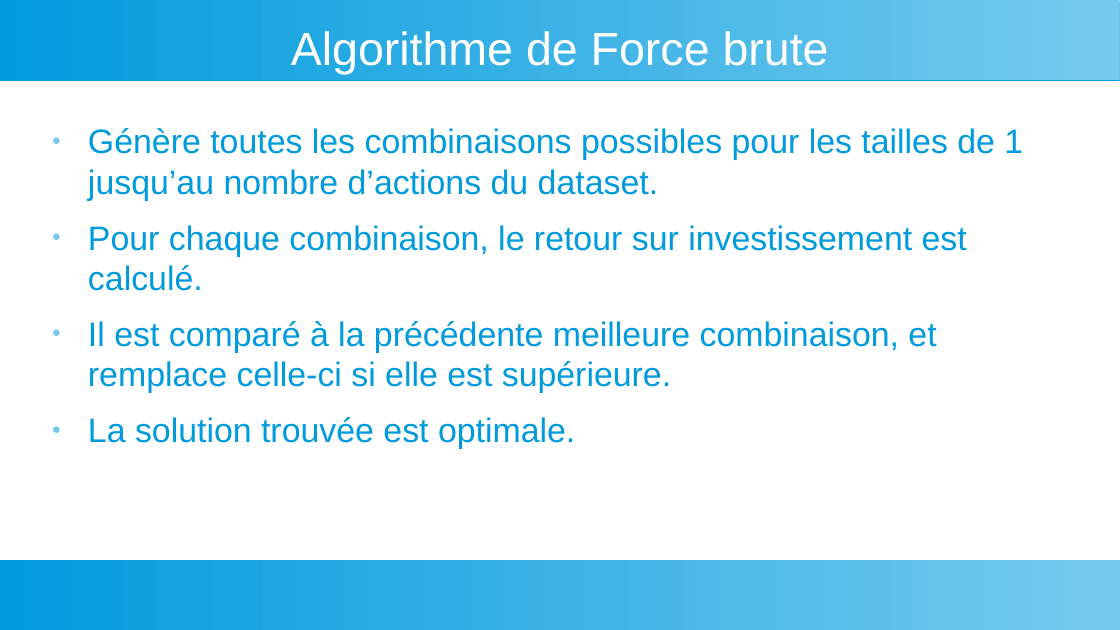
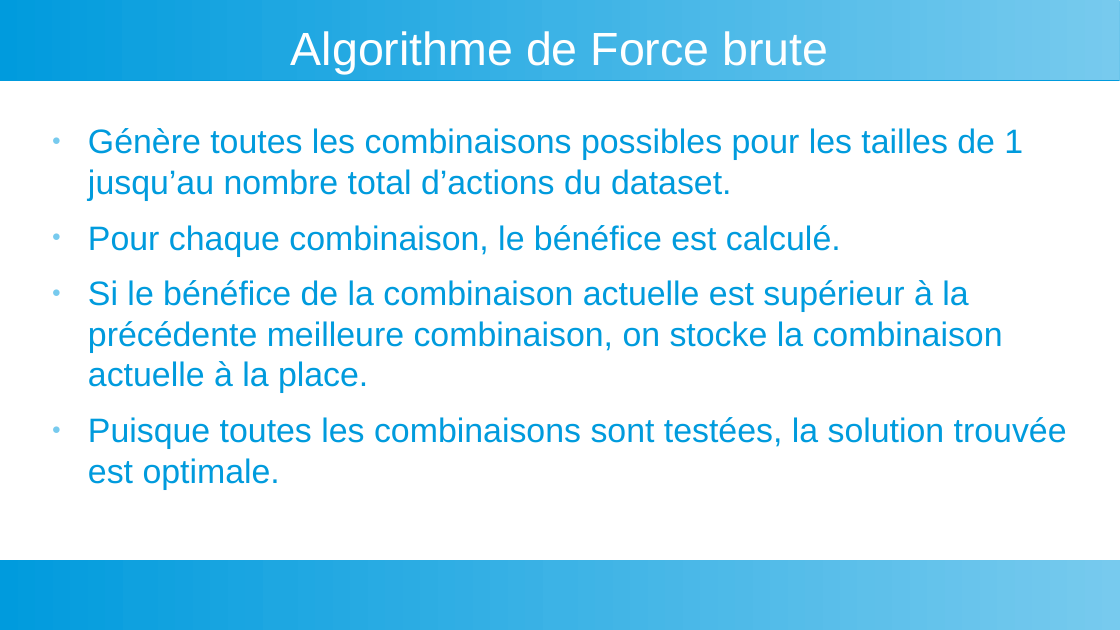
Before and after one commit to YoannDeb/AlgoInvest, a slide deck: slide 2 of Docs/Présentation.odp. Drawn at 1120x630 pixels with LibreOffice and Linux fonts; fonts in the diff are those of the drawing. Boxes give left, top, right and bottom in pixels: in the first picture for what was removed or moved away, otherwise in the second. Text is boxed around its words. In the diff, an @@ line names an element or a change of style, - is before the commit and + after.

```diff
--- a/Docs/Présentation.odp
+++ b/Docs/Présentation.odp
@@ text at (88, 128, 1067, 490): text changed @@
-● Génère toutes les combinaisons possibles pour les tailles de 1 jusqu’au nombre d’actions du dataset.
-● Pour chaque combinaison, le retour sur investissement est calculé.
-● Il est comparé à la précédente meilleure combinaison, et remplace celle-ci si elle est supérieure.
-● La solution trouvée est optimale.
+● Génère toutes les combinaisons possibles pour les tailles de 1 jusqu’au nombre total d’actions du dataset.
+● Pour chaque combinaison, le bénéfice est calculé.
+● Si le bénéfice de la combinaison actuelle est supérieur à la précédente meilleure combinaison, on stocke la combinaison actuelle à la place.
+● Puisque toutes les combinaisons sont testées, la solution trouvée est optimale.
```
Also in this commit, not shown: 4 other slides changed.
